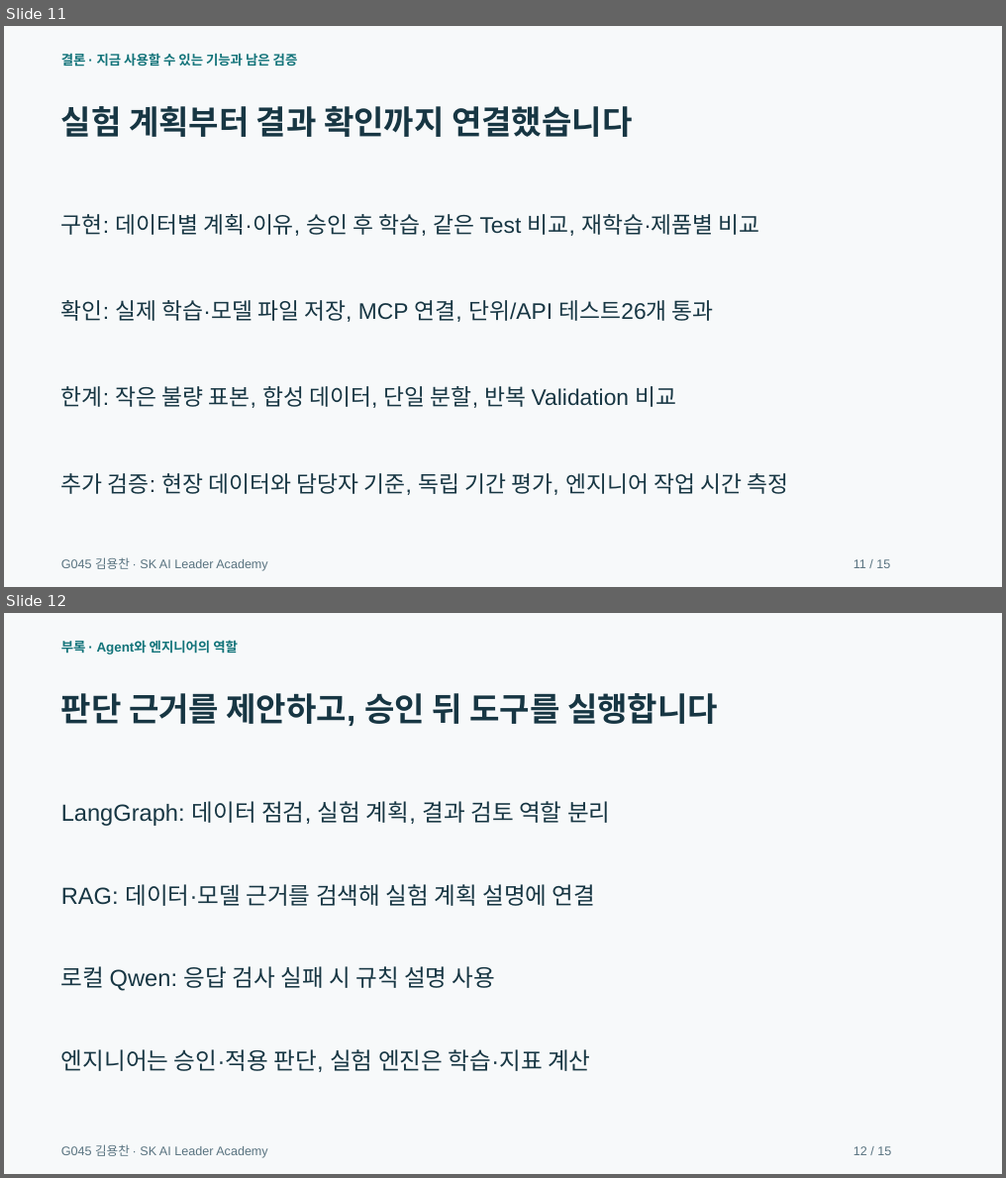
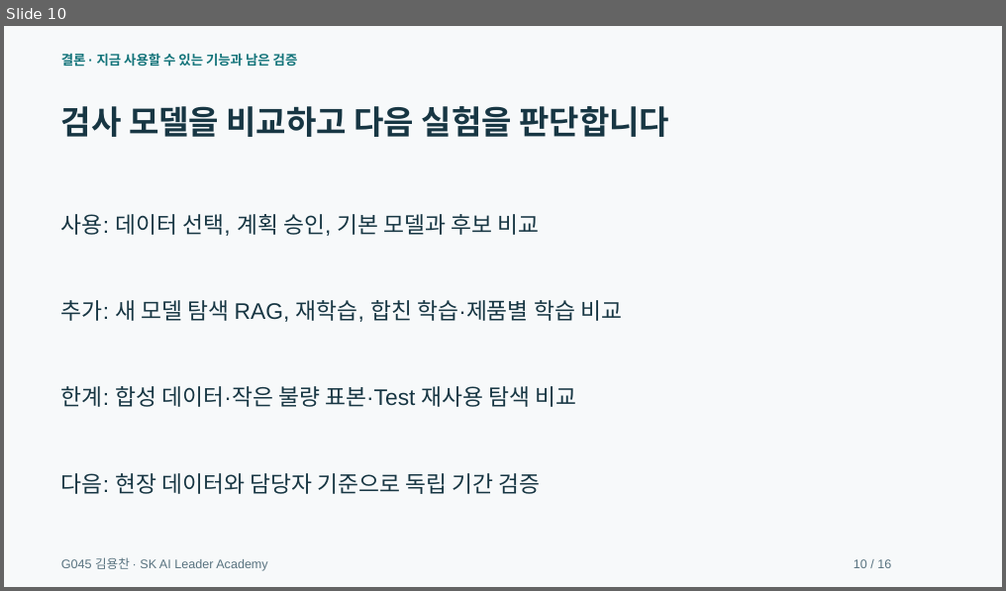
Before and after one commit to dragonchan95/Semiconductor-AI-Agent, a slide deck: docs/G045_Semiconductor_Agent.pptx. Shown one above the other, each under a label of ours: slides 11 and 12 before the commit, slide 10 after it. The pictures are 1006x1178 and 1006x591 pixels, drawn with LibreOffice and Linux fonts; fonts in the diff are those of the drawing. Boxes give left, top, right and bottom in pixels: in the first picture for what was removed or moved away, otherwise in the second. Text is boxed around its words. In the diff, an @@ line names an element or a change of style, - is before the commit and + after.

```diff
--- a/docs/G045_Semiconductor_Agent.pptx
+++ b/docs/G045_Semiconductor_Agent.pptx
@@ slide 12 removed at bbox=[4, 613, 1002, 1174], background #F7F9FA @@
@@ text removed at bbox=[61, 640, 238, 655] @@
-부록 · Agent와 엔지니어의 역할
@@ text removed at bbox=[61, 693, 718, 726] @@
-판단 근거를 제안하고, 승인 뒤 도구를 실행합니다
@@ text removed at bbox=[61, 801, 611, 826] @@
-LangGraph: 데이터 점검, 실험 계획, 결과 검토 역할 분리
@@ text removed at bbox=[61, 884, 596, 906] @@
-RAG: 데이터·모델 근거를 검색해 실험 계획 설명에 연결
@@ text removed at bbox=[61, 966, 496, 991] @@
-로컬 Qwen: 응답 검사 실패 시 규칙 설명 사용
@@ text removed at bbox=[61, 1050, 591, 1072] @@
-엔지니어는 승인·적용 판단, 실험 엔진은 학습·지표 계산
@@ text removed at bbox=[61, 1145, 267, 1158] @@
-G045 김용찬 · SK AI Leader Academy
@@ text removed at bbox=[853, 1147, 891, 1156] @@
-12 / 15
@@ what was slide 11 is now slide 10 @@
@@ slide 10 changed as well @@
@@ text at bbox=[61, 106, 669, 137]: text changed @@
-실험 계획부터 결과 확인까지 연결했습니다
+검사 모델을 비교하고 다음 실험을 판단합니다
@@ text at bbox=[61, 214, 540, 236]: text changed @@
-구현: 데이터별 계획·이유, 승인 후 학습, 같은 Test 비교, 재학습·제품별 비교
+사용: 데이터 선택, 계획 승인, 기본 모델과 후보 비교
@@ text at bbox=[61, 300, 622, 322]: text changed @@
-확인: 실제 학습·모델 파일 저장, MCP 연결, 단위/API 테스트26개 통과
+추가: 새 모델 탐색 RAG, 재학습, 합친 학습·제품별 학습 비교
@@ text at bbox=[61, 386, 577, 407]: text changed @@
-한계: 작은 불량 표본, 합성 데이터, 단일 분할, 반복 Validation 비교
+한계: 합성 데이터·작은 불량 표본·Test 재사용 탐색 비교
@@ text at bbox=[61, 473, 541, 494]: text changed @@
-추가 검증: 현장 데이터와 담당자 기준, 독립 기간 평가, 엔지니어 작업 시간 측정
+다음: 현장 데이터와 담당자 기준으로 독립 기간 검증
@@ text at bbox=[853, 560, 891, 569]: text changed @@
-11 / 15
+10 / 16
```
Also in this commit, not shown: 13 other slides changed, 2 slides added, 29 other files.
